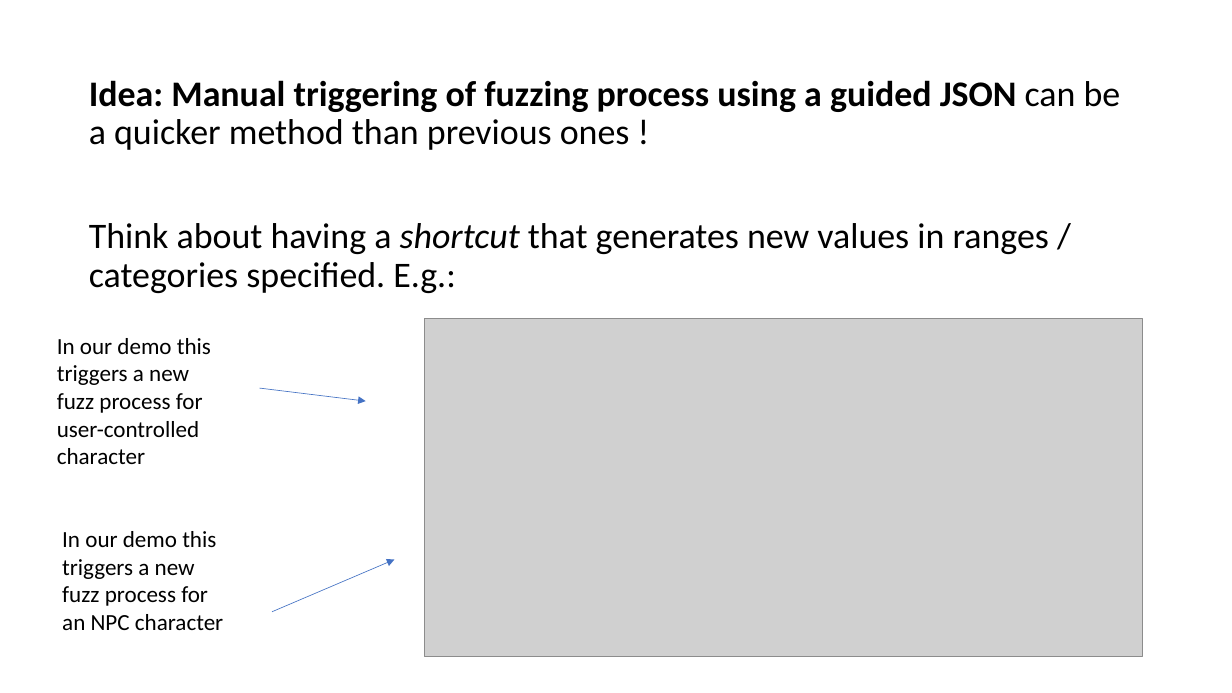
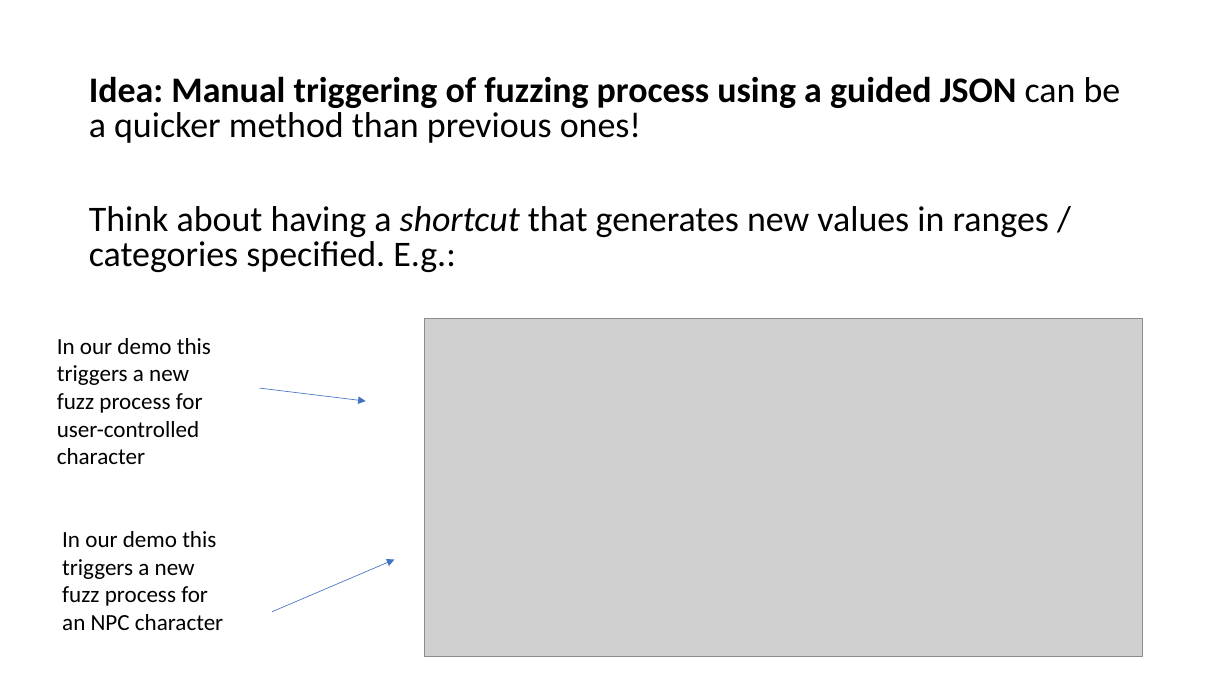
Before and after one commit to AGAPIA/BlueprintsTestingLibrary, a slide deck: slide 9 of Documentation/Presentation.pptx. Drawn at 1232x693 pixels with LibreOffice and Linux fonts; fonts in the diff are those of the drawing; grey boxes stand for pictures. Boxes give left, top, right and bottom in pixels: in the first picture for what was removed or moved away, otherwise in the second. Text is boxed around its words. In the diff, an @@ line names an element or a change of style, - is before the commit and + after.

```diff
--- a/Documentation/Presentation.pptx
+++ b/Documentation/Presentation.pptx
@@ text at [89, 76, 1121, 143]: text changed @@
-Idea: Manual triggering of fuzzing process using a guided JSON can be a quicker method than previous ones !
+Idea: Manual triggering of fuzzing process using a guided JSON can be a quicker method than previous ones!
@@ text at [89, 206, 1049, 272]: line spacing 0.9 to 0.8 @@
```
Also in this commit, not shown: 9 other slides changed, 1 slide added.
